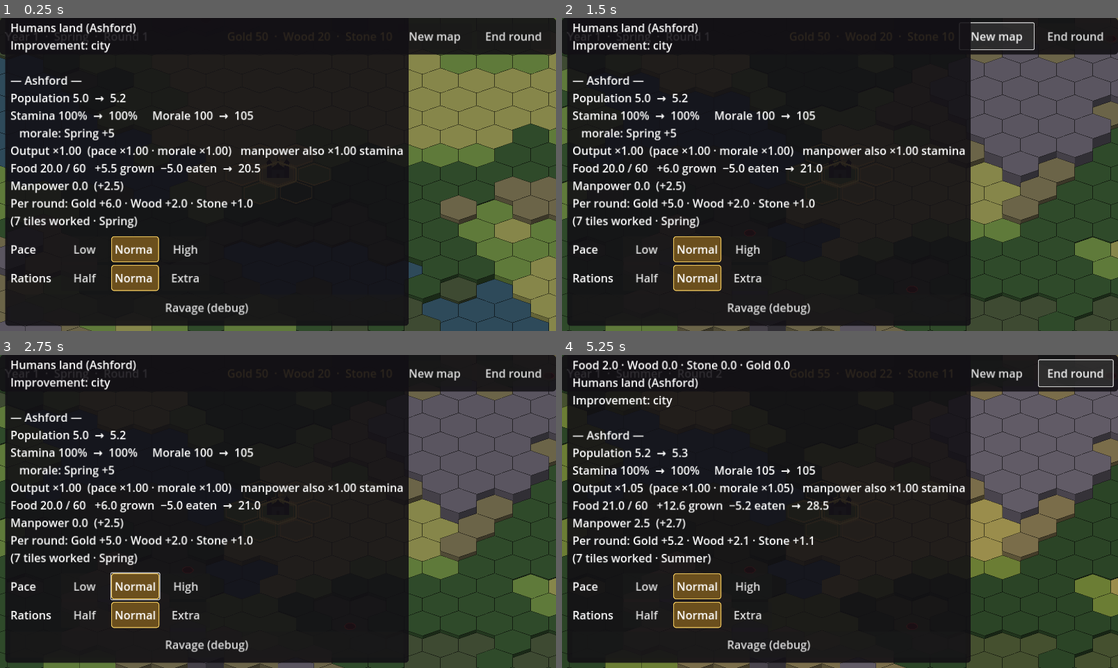
Above: before the commit, frames 1-4 (two rows, left to right).
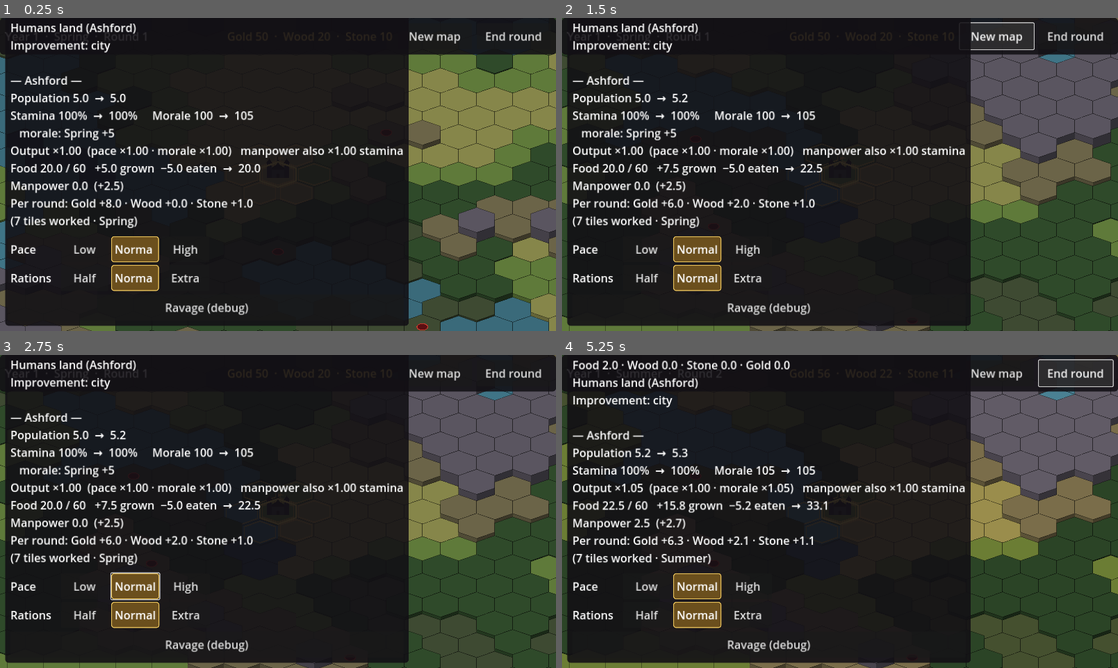
Above: after the commit, the same moments.

Repository: divinegigas/4x-hex
Game: Godot game, scene res://scenes/main.tscn
Same seed, same stepped clock (60 frames per second), same inputs: the game is played once before the commit and once after it.
Inputs:
- Up to frame 1 (0.25 s): no input
- Up to frame 2 (1.5 s): click "New map" at 0.5 s; click "New map" at 1.25 s
- Up to frame 3 (2.75 s): click "Normal" at 2 s
- Up to frame 4 (5.25 s): click "Normal" at 2.75 s; click "Normal" at 3.5 s; click "Normal" at 4.25 s; click "End round" at 5 s

The runs differ from the first frame. In frame 1, 14% of the frame differs, in the area x 0-100%, y 0-100%; in frame 2, 4.7%; in frame 3, 4.7%; in frame 4, 8.1%.

Commit message:
Water: oceans with a coastal buffer, inland lakes and rivers
- New terrains: ocean and coast (salt), river (fresh, fordable); lakes tagged fresh
- Oceans form mostly along the map edges; every ocean tile touching land becomes
  coast, so land never borders ocean directly
- Lakes are inland only; land terrain fractions are now shares of the land tiles
- Rivers: each lake drains along a downhill-preferring path to the sea, and extra
  rivers run from hills/mountains to the nearest water, so all water connects
- Tests for the coastal buffer, inland lakes, edge oceans and drainage over several seeds

Co-Authored-By: Claude Opus 5.5 <noreply@anthropic.com>
Claude-Session: https://claude.ai/code/session_01Luh6wHY1NRUDrXPTDzJxBP

Diff:
--- a/data/setup.json
+++ b/data/setup.json
@@ -1,5 +1,5 @@
 {
-  "_notes": "Game setup defaults (design doc section 3). seed 0 means pick a random seed. Generation fractions are shares of all tiles, assigned by noise rank so every map has a predictable terrain mix. player_race is the race of the human player's faction (see races.json).",
+  "_notes": "Game setup defaults (design doc section 3). seed 0 means pick a random seed. player_race is the race of the human player's faction (see races.json). Generation: ocean_fraction is the share of ALL tiles that becomes salt water (ocean, plus coast wherever ocean meets land, so land never touches ocean directly); edge_ocean_width/strength push oceans toward the map edges. The other *_fraction values are shares of the LAND tiles, assigned by noise rank. Lakes are inland only; each lake gets a river to the sea, and river_sources extra rivers start in hills or mountains and run to the nearest water.",
   "seed": 0,
   "player_race": "humans",
   "map_width": 40,
@@ -13,11 +13,15 @@
   "ravaged_yield_multiplier": 0.5,
   "generation": {
     "noise_frequency": 0.08,
-    "lake_fraction": 0.08,
-    "mountain_fraction": 0.07,
-    "hills_fraction": 0.12,
-    "swamp_fraction": 0.07,
-    "forest_fraction": 0.22,
-    "plains_fraction_of_rest": 0.4
+    "ocean_fraction": 0.22,
+    "edge_ocean_width": 5,
+    "edge_ocean_strength": 0.7,
+    "lake_fraction": 0.04,
+    "mountain_fraction": 0.08,
+    "hills_fraction": 0.14,
+    "swamp_fraction": 0.08,
+    "forest_fraction": 0.26,
+    "plains_fraction_of_rest": 0.4,
+    "river_sources": 4
   }
 }
--- a/data/terrain.json
+++ b/data/terrain.json
@@ -1,5 +1,5 @@
 {
-  "_notes": "Terrain types (design doc section 3). 'base' is …(371 unchanged characters)…  multiplied by height_unit in view.json.",
+  "_notes": "Terrain types (design doc section 3). 'base' is …(371 unchanged characters)…  multiplied by height_unit in view.json. 'water' marks water tiles: 'salt' (ocean, coast) or 'fresh' (lake, river); land has none. Ocean, coast and lakes are impassable to land units; rivers can be forded at a higher move cost.",
   "terrains": {
     "grassland": {
       "name": "Grassland",
@@ -117,7 +117,7 @@
     },
     "lake": {
       "name": "Lake",
-      "elevation": 0.0,
+      "elevation": 0.3,
       "base": {
         "passable": false,
         "move_cost": 1.0,
@@ -132,6 +132,67 @@
         "summer": "#335466",
         "fall": "#2a4250",
         "winter": "#a9c3cf"
+      },
+      "water": "fresh"
+    },
+    "ocean": {
+      "name": "Ocean",
+      "elevation": 0.0,
+      "water": "salt",
+      "base": {
+        "passable": false,
+        "move_cost": 1.0,
+        "food": 1.0,
+        "wood": 0.0,
+        "stone": 0.0,
+        "gold": 0.0
+      },
+      "season_overrides": {},
+      "colors": {
+        "spring": "#1c3347",
+        "summer": "#1f3a52",
+        "fall": "#1b3040",
+        "winter": "#2a3e4c"
+      }
+    },
+    "coast": {
+      "name": "Coast",
+      "elevation": 0.15,
+      "water": "salt",
+      "base": {
+        "passable": false,
+        "move_cost": 1.0,
+        "food": 2.0,
+        "wood": 0.0,
+        "stone": 0.0,
+        "gold": 1.0
+      },
+      "season_overrides": {},
+      "colors": {
+        "spring": "#3a6a7a",
+        "summer": "#417587",
+        "fall": "#355f6d",
+        "winter": "#9fbcc8"
+      }
+    },
+    "river": {
+      "name": "River",
+      "elevation": 0.6,
+      "water": "fresh",
+      "base": {
+        "passable": true,
+        "move_cost": 2.0,
+        "food": 3.0,
+        "wood": 0.0,
+        "stone": 0.0,
+        "gold": 1.0
+      },
+      "season_overrides": {},
+      "colors": {
+        "spring": "#3f7486",
+        "summer": "#4a8193",
+        "fall": "#3b6676",
+        "winter": "#b8ccd4"
       }
     }
   }
--- a/src/main.gd
+++ b/src/main.gd
@@ -125,10 +125,13 @@
 	var s := tile.stats(data, state.season())
 	var lines: PackedStringArray = []
 	lines.append("%s   (%d, %d)" % [data.terrain_name(tile.terrain), c.x, c.y])
+	var water := data.terrain_water(tile.terrain)
+	if water != "":
+		lines.append("Fresh water" if water == "fresh" else "Salt water")
 	if s["passable"]:
 		lines.append("Move cost: %.1f" % s["move_cost"])
 	else:
-		lines.append("Impassable")
+		lines.append("Impassable on foot")
 	lines.append("Food %.1f · Wood %.1f · Stone %.1f · Gold %.1f" % [s["food"], s["wood"], s["stone"], s["gold"]])
 	if tile.owner_id < 0:
 		lines.append("Unclaimed")
--- a/src/sim/game_data.gd
+++ b/src/sim/game_data.gd
@@ -45,6 +45,11 @@
 ## Height of the terrain (used by the isometric view; later by terrain effects).
 func terrain_elevation(id: String) -> float:
 	return float(terrain(id).get("elevation", 0.0))
+
+
+## "salt", "fresh" or "" (land).
+func terrain_water(id: String) -> String:
+	return str(terrain(id).get("water", ""))
 
 
 func terrain_color(id: String, season_id: String) -> Color:
@@ -143,6 +148,9 @@
 	for sec_name in ["stamina", "morale", "rebellion"]:
 		if not condition.has(sec_name):
 			errors.append("condition.json: missing '%s' section" % sec_name)
+	for id in ["ocean", "coast", "lake", "river", "grassland", "plains", "forest", "hills", "mountains", "swamp"]:
+		if not terrains.has(id):
+			errors.append("terrain.json: map generator needs terrain '%s'" % id)
 	if races.is_empty():
 		errors.append("races.json: no races defined")
 	for id in races:
--- a/src/sim/map_generator.gd
+++ b/src/sim/map_generator.gd
@@ -1,11 +1,25 @@
 ## Builds a seeded, deterministic HexMap from setup data.
-## Terrain is assigned by noise *rank*, not raw thresholds, so every map has
-## the terrain mix set in setup.json regardless of how the noise happens to fall.
+##
+## Passes, in order:
+##   1. Ocean: the lowest ocean_fraction of ALL tiles by elevation, with elevation
+##      pushed down near the map edges so seas mostly ring the land.
+##   2. Coast: every ocean tile touching land becomes coast, so land never borders
+##      ocean directly.
+##   3. Land terrain by noise *rank* (lakes, mountains, hills, swamp, forest,
+##      plains, grassland), as shares of the land tiles, so every map has the mix
+##      set in setup.json. Lakes touching salt water join the coast instead.
+##   4. Rivers: every lake gets a river flowing downhill to the sea, then
+##      river_sources extra rivers start in hills or mountains and run to the
+##      nearest water. Each river ends in salt water or an earlier river, so the
+##      water network is connected.
+##   5. Savage lairs.
 extends RefCounted
 
 const Hex = preload("res://src/sim/hex.gd")
 const HexMap = preload("res://src/sim/hex_map.gd")
 const Tile = preload("res://src/sim/tile.gd")
+
+const SALT := ["ocean", "coast"]
 
 
 ## `overrides` replaces top-level setup.json keys (tests use it for small maps).
@@ -22,8 +36,9 @@
 	var elev_noise := _make_noise(map_seed, freq)
 	var moist_noise := _make_noise(map_seed + 7919, freq * 1.3)
 	var coords: Array[Vector2i] = []
-	var elev := {}
+	var raw_elev := {}
 	var moist := {}
+	var edge_dist := {}
 	for row in height:
 		for col in width:
 			var c := Hex.offset_to_axial(col, row)
@@ -31,33 +46,62 @@
 			var x: float = col + 0.5 * (row & 1)
 			var y: float = row * 0.866
 			coords.append(c)
-			elev[c] = elev_noise.get_noise_2d(x, y)
+			raw_elev[c] = elev_noise.get_noise_2d(x, y)
 			moist[c] = moist_noise.get_noise_2d(x, y)
-
+			edge_dist[c] = mini(mini(col, width - 1 - col), mini(row, height - 1 - row))
+
+	# Elevation as a rank in [0, 1], lowered near the edges so oceans ring the land.
 	var n := coords.size()
+	var noise_rank := _ranks(coords, raw_elev)
+	var edge_width := maxf(1.0, float(gen.get("edge_ocean_width", 5)))
+	var edge_strength := float(gen.get("edge_ocean_strength", 0.7))
+	var elev := {}
+	for c in coords:
+		var near_edge := maxf(0.0, 1.0 - float(edge_dist[c]) / edge_width)
+		elev[c] = float(noise_rank[c]) - edge_strength * near_edge * near_edge
 	var elev_rank := _ranks(coords, elev)
-	var moist_rank := _ranks(coords, moist)
+
+	var assigned := {}
+	# 1-2. Ocean, then coast wherever ocean meets land.
 	var by_elev := _sorted_by(coords, elev)
-	var assigned := {}
-
-	var lake_n := int(n * float(gen.get("lake_fraction", 0.08)))
-	var mountain_n := int(n * float(gen.get("mountain_fraction", 0.07)))
-	var hills_n := int(n * float(gen.get("hills_fraction", 0.12)))
-	for i in lake_n:
-		assigned[by_elev[i]] = "lake"
-	for i in mountain_n:
-		assigned[by_elev[n - 1 - i]] = "mountains"
-	for i in hills_n:
-		assigned[by_elev[n - 1 - mountain_n - i]] = "hills"
+	var ocean_n := int(n * float(gen.get("ocean_fraction", 0.22)))
+	for i in ocean_n:
+		assigned[by_elev[i]] = "ocean"
+	for i in ocean_n:
+		var c: Vector2i = by_elev[i]
+		for nb in Hex.neighbors(c):
+			if edge_dist.has(nb) and not assigned.has(nb):
+				assigned[c] = "coast"
+				break
+
+	# 3. Land terrain, as shares of the land tiles.
+	var land := _unassigned(coords, assigned)
+	var land_n := land.size()
+	var land_by_elev := _sorted_by(land, elev)
+	var lake_n := int(land_n * float(gen.get("lake_fraction", 0.04)))
+	var mountain_n := int(land_n * float(gen.get("mountain_fraction", 0.08)))
+	var hills_n := int(land_n * float(gen.get("hills_fraction", 0.14)))
+	for i in mini(lake_n, land_n):
+		var c: Vector2i = land_by_elev[i]
+		assigned[c] = "coast" if _touches(c, assigned, SALT) else "lake"
+	for i in mini(mountain_n, land_n):
+		assigned[land_by_elev[land_n - 1 - i]] = "mountains"
+	for i in clampi(hills_n, 0, maxi(0, land_n - mountain_n)):
+		assigned[land_by_elev[land_n - 1 - mountain_n - i]] = "hills"
+	# Lakes that ended up touching a converted lake-coast join the coast too.
+	for c in coords:
+		if assigned.get(c, "") == "lake" and _touches(c, assigned, SALT):
+			assigned[c] = "coast"
 
 	# Swamps: wet and low.
 	var rest := _unassigned(coords, assigned)
+	var moist_rank := _ranks(coords, moist)
 	var wetness := {}
 	for c in rest:
 		wetness[c] = float(moist_rank[c]) - 0.5 * float(elev_rank[c])
 	var by_wet := _sorted_by(rest, wetness)
 	by_wet.reverse()
-	var swamp_n := mini(int(n * float(gen.get("swamp_fraction", 0.07))), by_wet.size())
+	var swamp_n := mini(int(land_n * float(gen.get("swamp_fraction", 0.08))), by_wet.size())
 	for i in swamp_n:
 		assigned[by_wet[i]] = "swamp"
 
@@ -65,7 +109,7 @@
 	rest = _unassigned(coords, assigned)
 	var by_moist := _sorted_by(rest, moist)
 	by_moist.reverse()
-	var forest_n := mini(int(n * float(gen.get("forest_fraction", 0.22))), by_moist.size())
+	var forest_n := mini(int(land_n * float(gen.get("forest_fraction", 0.26))), by_moist.size())
 	var plains_n := int((by_moist.size() - forest_n) * float(gen.get("plains_fraction_of_rest", 0.4)))
 	for i in by_moist.size():
 		var c: Vector2i = by_moist[i]
@@ -76,11 +120,107 @@
 		else:
 			assigned[c] = "grassland"
 
+	# 4. Rivers.
+	var rng := RandomNumberGenerator.new()
+	rng.seed = map_seed
+	_carve_rivers(coords, assigned, elev_rank, int(gen.get("river_sources", 4)), rng)
+
 	for c in coords:
 		map.add_tile(Tile.new(c, str(assigned[c])))
 
+	# 5. Lairs (own RNG stream so river changes don't reshuffle them).
 	_place_lairs(map, coords, setup, map_seed)
 	return map
+
+
+## Lakes drain to the sea first, then extra rivers run from highland sources.
+static func _carve_rivers(coords: Array[Vector2i], assigned: Dictionary, elev_rank: Dictionary,
+		extra_sources: int, rng: RandomNumberGenerator) -> void:
+	var has_salt := false
+	for c in coords:
+		if SALT.has(assigned[c]):
+			has_salt = true
+			break
+	if not has_salt:
+		return
+
+	# One river per lake (connected group of lake tiles), towards salt water or an earlier river.
+	var seen := {}
+	for c in coords:
+		if assigned[c] != "lake" or seen.has(c):
+			continue
+		var group := _flood(c, assigned, "lake")
+		for g in group:
+			seen[g] = true
+		_carve_path(group, assigned, elev_rank, ["ocean", "coast", "river"])
+
+	# Extra rivers from hills/mountains not already beside water, to the nearest water.
+	var sources: Array[Vector2i] = []
+	for c in coords:
+		var t: String = assigned[c]
+		if (t == "hills" or t == "mountains") and not _touches(c, assigned, ["ocean", "coast", "lake", "river"]):
+			sources.append(c)
+	_shuffle(sources, rng)
+	var made := 0
+	for c in sources:
+		if made >= extra_sources:
+			break
+		if assigned[c] == "river" or _touches(c, assigned, ["river"]):
+			continue  # an earlier river already passes here
+		var start: Array[Vector2i] = [c]
+		if _carve_path(start, assigned, elev_rank, ["ocean", "coast", "lake", "river"], true):
+			made += 1
+
+
+## Cheapest downhill-preferring path from `starts` to any tile whose terrain is in
+## `goals`; its land tiles become river. With `include_start`, the start tiles
+## become river too. Returns false when no goal is reachable.
+static func _carve_path(starts: Array[Vector2i], assigned: Dictionary, elev_rank: Dictionary,
+		goals: Array, include_start: bool = false) -> bool:
+	var start_set := {}
+	for s in starts:
+		start_set[s] = true
+	var dist := {}
+	var prev := {}
+	var heap: Array = []
+	for s in starts:
+		dist[s] = 0.0
+		_heap_push(heap, [0.0, s.y, s.x, s])
+	var goal: Variant = null
+	while not heap.is_empty():
+		var item: Array = _heap_pop(heap)
+		var cost: float = item[0]
+		var c: Vector2i = item[3]
+		if cost > float(dist.get(c, INF)):
+			continue
+		if not start_set.has(c) and goals.has(assigned[c]):
+			goal = c
+			break
+		for nb in Hex.neighbors(c):
+			if not assigned.has(nb) or start_set.has(nb):
+				continue
+			var t: String = assigned[nb]
+			if not goals.has(t) and (t == "ocean" or t == "coast" or t == "lake"):
+				continue  # never cut through water that isn't a goal
+			var step := 1.0 + 4.0 * float(elev_rank[nb])
+			if t == "mountains":
+				step += 6.0
+			var nd := cost + step
+			if nd < float(dist.get(nb, INF)):
+				dist[nb] = nd
+				prev[nb] = c
+				_heap_push(heap, [nd, nb.y, nb.x, nb])
+	if goal == null:
+		return false
+	var walk: Vector2i = goal
+	while prev.has(walk):
+		walk = prev[walk]
+		if start_set.has(walk):
+			if include_start:
+				assigned[walk] = "river"
+			break
+		assigned[walk] = "river"
+	return true
 
 
 static func _place_lairs(map: HexMap, coords: Array[Vector2i], setup: Dictionary, map_seed: int) -> void:
@@ -90,14 +230,9 @@
 		if eligible.has(map.get_tile(c).terrain):
 			candidates.append(c)
 
-	# Deterministic Fisher-Yates shuffle.
 	var rng := RandomNumberGenerator.new()
 	rng.seed = map_seed
-	for i in range(candidates.size() - 1, 0, -1):
-		var j := rng.randi_range(0, i)
-		var tmp := candidates[i]
-		candidates[i] = candidates[j]
-		candidates[j] = tmp
+	_shuffle(candidates, rng)
 
 	var want := int(setup.get("savage_spawn_tiles", 8))
 	var min_dist := int(setup.get("savage_spawn_min_distance", 5))
@@ -120,6 +255,84 @@
 			placed.append(c)
 	for c in placed:
 		map.get_tile(c).savage_spawn = true
+
+
+## Deterministic Fisher-Yates shuffle.
+static func _shuffle(list: Array[Vector2i], rng: RandomNumberGenerator) -> void:
+	for i in range(list.size() - 1, 0, -1):
+		var j := rng.randi_range(0, i)
+		var tmp := list[i]
+		list[i] = list[j]
+		list[j] = tmp
+
+
+## True when any on-map neighbour of `c` has a terrain in `terrains`.
+static func _touches(c: Vector2i, assigned: Dictionary, terrains: Array) -> bool:
+	for nb in Hex.neighbors(c):
+		if terrains.has(assigned.get(nb, "")):
+			return true
+	return false
+
+
+## All tiles of `terrain` connected to `start`.
+static func _flood(start: Vector2i, assigned: Dictionary, terrain: String) -> Array[Vector2i]:
+	var out: Array[Vector2i] = [start]
+	var seen := {start: true}
+	var i := 0
+	while i < out.size():
+		for nb in Hex.neighbors(out[i]):
+			if not seen.has(nb) and assigned.get(nb, "") == terrain:
+				seen[nb] = true
+				out.append(nb)
+		i += 1
+	return out
+
+
+## Min-heap on [cost, y, x, coord]; ties broken by coordinate for determinism.
+static func _less(a: Array, b: Array) -> bool:
+	if a[0] != b[0]:
+		return a[0] < b[0]
+	if a[1] != b[1]:
+		return a[1] < b[1]
+	return a[2] < b[2]
+
+
+static func _heap_push(heap: Array, item: Array) -> void:
+	heap.append(item)
+	var i := heap.size() - 1
+	while i > 0:
+		@warning_ignore("integer_division")
+		var parent := (i - 1) / 2
+		if not _less(heap[i], heap[parent]):
+			break
+		var tmp: Array = heap[i]
+		heap[i] = heap[parent]
+		heap[parent] = tmp
+		i = parent
+
+
+static func _heap_pop(heap: Array) -> Array:
+	var top: Array = heap[0]
+	var last: Array = heap.pop_back()
+	if heap.is_empty():
+		return top
+	heap[0] = last
+	var i := 0
+	while true:
+		var l := 2 * i + 1
+		var r := l + 1
+		var smallest := i
+		if l < heap.size() and _less(heap[l], heap[smallest]):
+			smallest = l
+		if r < heap.size() and _less(heap[r], heap[smallest]):
+			smallest = r
+		if smallest == i:
+			break
+		var tmp: Array = heap[i]
+		heap[i] = heap[smallest]
+		heap[smallest] = tmp
+		i = smallest
+	return top
 
 
 static func _make_noise(noise_seed: int, freq: float) -> FastNoiseLite:
--- a/tests/test_map.gd
+++ b/tests/test_map.gd
@@ -35,18 +35,86 @@
 	check(_terrain_signature(a) != _terrain_signature(c), "different seeds should differ")
 
 
-func test_terrain_mix_matches_setup() -> void:
+func test_salt_water_share_matches_setup() -> void:
 	var map := MapGenerator.generate(data, 7)
-	var counts := {}
+	var salt := 0
 	for c in map.tiles:
-		var t: String = map.get_tile(c).terrain
-		counts[t] = int(counts.get(t, 0)) + 1
-	var n := map.tile_count()
-	var gen: Dictionary = data.setup["generation"]
-	check_eq(int(counts.get("lake", 0)), int(n * float(gen["lake_fraction"])))
-	check_eq(int(counts.get("mountains", 0)), int(n * float(gen["mountain_fraction"])))
-	check(int(counts.get("grassland", 0)) > 0, "has grassland")
-	check(int(counts.get("plains", 0)) > 0, "has plains")
+		if data.terrain_water(map.get_tile(c).terrain) == "salt":
+			salt += 1
+	var share := float(data.setup["generation"]["ocean_fraction"])
+	# Lakes that touch the sea become coast too, so there can be a few extra.
+	check(salt >= int(map.tile_count() * share), "salt tiles %d" % salt)
+	var land := 0
+	for c in map.tiles:
+		if data.terrain_water(map.get_tile(c).terrain) == "":
+			land += 1
+	check(land > map.tile_count() / 2, "mostly land (%d)" % land)
+
+
+func test_land_never_touches_ocean() -> void:
+	for map_seed in [3, 7, 42, 99, 2024]:
+		var map := MapGenerator.generate(data, map_seed)
+		for c in map.tiles:
+			if map.get_tile(c).terrain != "ocean":
+				continue
+			for nb in map.neighbors_of(c):
+				var t: String = map.get_tile(nb).terrain
+				check(t == "ocean" or t == "coast", "seed %d: %s next to ocean at %s" % [map_seed, t, nb])
+
+
+func test_lakes_are_inland() -> void:
+	for map_seed in [3, 7, 42, 99, 2024]:
+		var map := MapGenerator.generate(data, map_seed)
+		for c in map.tiles:
+			if map.get_tile(c).terrain != "lake":
+				continue
+			for nb in map.neighbors_of(c):
+				check(data.terrain_water(map.get_tile(nb).terrain) != "salt", "seed %d: lake %s touches the sea" % [map_seed, c])
+
+
+func test_oceans_ring_the_map_edges() -> void:
+	var map := MapGenerator.generate(data, 42)
+	var edge := 0
+	var salt := 0
+	for row in map.height:
+		for col in map.width:
+			if row != 0 and col != 0 and row != map.height - 1 and col != map.width - 1:
+				continue
+			edge += 1
+			if data.terrain_water(map.get_tile(Hex.offset_to_axial(col, row)).terrain) == "salt":
+				salt += 1
+	check(salt >= edge * 0.8, "%d of %d edge tiles are sea" % [salt, edge])
+
+
+## Every lake and river tile reaches the sea through lakes and rivers.
+func test_fresh_water_drains_to_the_sea() -> void:
+	for map_seed in [3, 7, 42, 99, 2024]:
+		var map := MapGenerator.generate(data, map_seed)
+		var rivers := 0
+		for c in map.tiles:
+			var t: String = map.get_tile(c).terrain
+			if t == "river":
+				rivers += 1
+			if t != "lake" and t != "river":
+				continue
+			check(_reaches_sea(map, c), "seed %d: %s at %s does not reach the sea" % [map_seed, t, c])
+		check(rivers > 0, "seed %d has rivers" % map_seed)
+
+
+func _reaches_sea(map, start: Vector2i) -> bool:
+	var queue: Array[Vector2i] = [start]
+	var seen := {start: true}
+	var i := 0
+	while i < queue.size():
+		for nb in map.neighbors_of(queue[i]):
+			var t: String = map.get_tile(nb).terrain
+			if data.terrain_water(t) == "salt":
+				return true
+			if (t == "lake" or t == "river") and not seen.has(nb):
+				seen[nb] = true
+				queue.append(nb)
+		i += 1
+	return false
 
 
 func test_lairs_count_terrain_and_spacing() -> void:
Not shown, changed: CLAUDE.md
